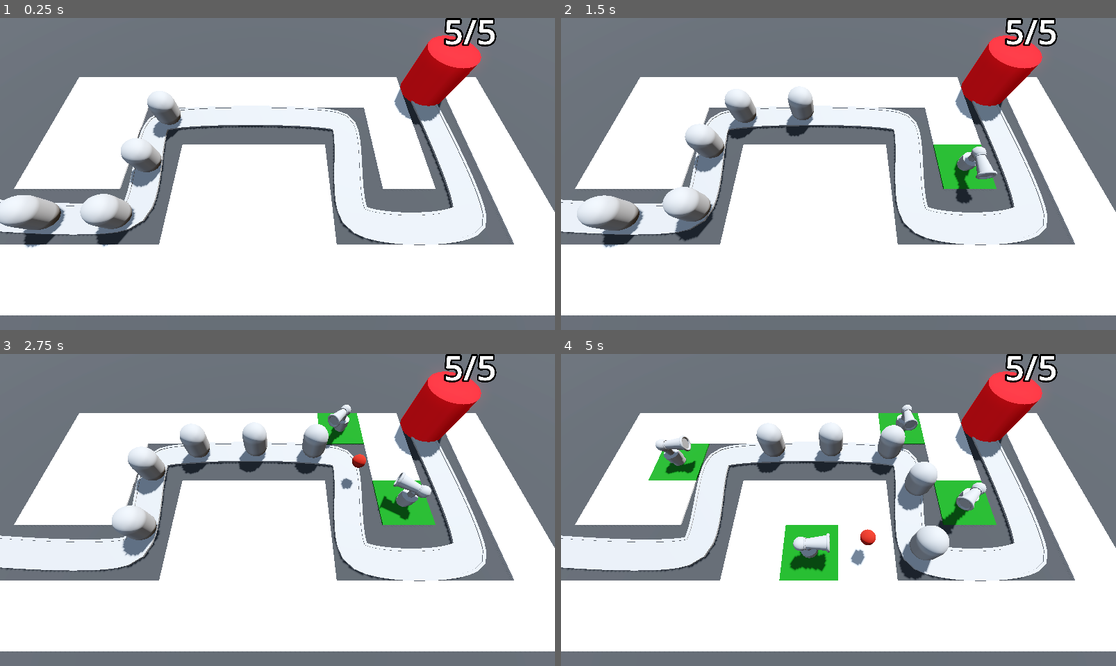
Above: before the commit, frames 1-4 (two rows, left to right).
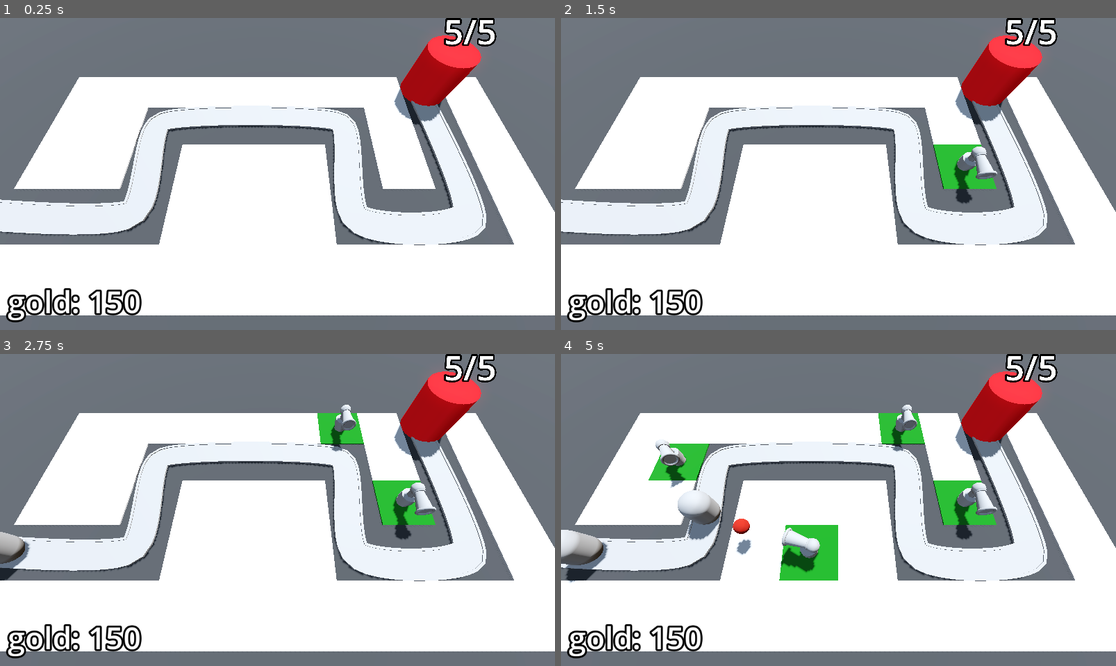
Above: after the commit, the same moments.

Repository: Tildozer/barbarianBlaster
Game: Godot game, scene res://scenes/levels/base_level.tscn
The game is run twice, just before and just after one commit, with the same random seed, the same clock (stepped at 60 frames per second) and the same inputs.
Inputs (mouse positions are in pixels of both pictures, inside the frame that each line leads up to):
- Up to frame 1 (0.25 s): no input
- Up to frame 2 (1.5 s): move the mouse to (960, 158) at 0.52 s; click (960, 158) at 0.6 s; move the mouse to (727, 189) at 1.27 s; click (727, 189) at 1.35 s
- Up to frame 3 (2.75 s): move the mouse to (333, 441) at 2.02 s; click (333, 441) at 2.1 s
- Up to frame 4 (5 s): move the mouse to (810, 572) at 2.77 s; click (810, 572) at 2.85 s; move the mouse to (1005, 556) at 3.52 s; click (1005, 556) at 3.6 s; move the mouse to (672, 463) at 4.27 s; click (672, 463) at 4.35 s

The runs differ from the first frame. In frame 1, 4.2% of the frame differs, in the area x 0-33%, y 24-98%; in frame 2, 4.7%; in frame 3, 5.7%; in frame 4, 8.1%, in the area x 0-79%, y 17-98%.

Commit message:
started to add the bank and UI, and now have enemy spawning dynamicaly

Diff:
--- a/scenes/levels/base_level.tscn
+++ b/scenes/levels/base_level.tscn
@@ -1,12 +1,14 @@
-[gd_scene load_steps=9 format=3 uid="uid://3xuslvtwagb3"]
+[gd_scene load_steps=12 format=3 uid="uid://3xuslvtwagb3"]
 
 [ext_resource type="PackedScene" uid="uid://d2pxw6s3qdsq7" path="res://scenes/levels/evironment.tscn" id="1_ukglk"]
 [ext_resource type="PackedScene" uid="uid://b5ufedgjfwfpp" path="res://scenes/levels/ray_picker_camera.tscn" id="2_o1chu"]
 [ext_resource type="MeshLibrary" uid="uid://brwlqnmkpfnvy" path="res://mesh_libraries/space_library.tres" id="2_wwrw0"]
 [ext_resource type="PackedScene" uid="uid://eigadlnby06c" path="res://scenes/characters/enemy.tscn" id="3_o1chu"]
+[ext_resource type="Script" uid="uid://ewvshunuji1p" path="res://scripts/enemy_path.gd" id="4_53c65"]
 [ext_resource type="PackedScene" uid="uid://ypbyg71iw2c5" path="res://scenes/base/base.tscn" id="4_wwrw0"]
 [ext_resource type="Script" uid="uid://bvvdbhl2btvr0" path="res://scripts/turret_manager.gd" id="6_h4ce7"]
 [ext_resource type="PackedScene" uid="uid://c8gdutuvb6pda" path="res://scenes/turret/turret.tscn" id="7_53c65"]
+[ext_resource type="Script" uid="uid://t0x4vwuxlfha" path="res://scripts/bank.gd" id="9_43bxi"]
 
 [sub_resource type="Curve3D" id="Curve3D_dbkse"]
 _data = {
@@ -14,6 +16,11 @@
 "tilts": PackedFloat32Array(0, 0, 0, 0, 0, 0, 0)
 }
 point_count = 7
+
+[sub_resource type="LabelSettings" id="LabelSettings_53c65"]
+font_size = 64
+outline_size = 16
+outline_color = Color(0, 0, 0, 1)
 
 [node name="base_level" type="Node3D"]
 
@@ -33,10 +40,12 @@
 "cells": PackedInt32Array(65535, 65534, 655360, 65535, 2, 655360, 65531, 65535, 655360, 65531, 65534, 655360, 65531, 0, …(506 unchanged characters)…
 }
 
-[node name="Path3D" type="Path3D" parent="."]
+[node name="enemy_path" type="Path3D" parent="."]
 curve = SubResource("Curve3D_dbkse")
+script = ExtResource("4_53c65")
+enemy_scene = ExtResource("3_o1chu")
 
-[node name="road" type="CSGPolygon3D" parent="Path3D"]
+[node name="road" type="CSGPolygon3D" parent="enemy_path"]
 transform = Transform3D(1, 0, 0, 0, 1, 0, 0, 0, 1, -0.438838, 0, 0)
 polygon = PackedVector2Array(-1, 0, -1, 0.1, 1, 0.1, 1, 0)
 mode = 2
@@ -51,7 +60,7 @@
 path_u_distance = 1.0
 path_joined = false
 
-[node name="left_edge" type="CSGPolygon3D" parent="Path3D"]
+[node name="left_edge" type="CSGPolygon3D" parent="enemy_path"]
 transform = Transform3D(1, 0, 0, 0, 1, 0, 0, 0, 1, -0.438838, 0, 0)
 polygon = PackedVector2Array(-1.1, 0, -1.1, 0.15, -0.9, 0.15, -0.9, 0)
 mode = 2
@@ -66,7 +75,7 @@
 path_u_distance = 1.0
 path_joined = false
 
-[node name="right_edge" type="CSGPolygon3D" parent="Path3D"]
+[node name="right_edge" type="CSGPolygon3D" parent="enemy_path"]
 transform = Transform3D(1, 0, 0, 0, 1, 0, 0, 0, 1, -0.422835, 0, -0.0034008)
 polygon = PackedVector2Array(0.9, 0, 0.9, 0.15, 1.1, 0.15, 1.1, 0)
 mode = 2
@@ -81,24 +90,9 @@
 path_u_distance = 1.0
 path_joined = false
 
-[node name="enemy" parent="Path3D" instance=ExtResource("3_o1chu")]
-transform = Transform3D(-0.0022346, 0, -0.99999, 0, 1, 0, 0.99999, 0, -0.0022346, -22.2142, 0, 5.8103)
-
-[node name="enemy2" parent="Path3D" instance=ExtResource("3_o1chu")]
-transform = Transform3D(-0.0519944, 0, -0.998638, 0, 1, 0, 0.998638, 0, -0.0519944, -17.227, 0, 6.16267)
-progress = 5.0
-
-[node name="enemy3" parent="Path3D" instance=ExtResource("3_o1chu")]
-transform = Transform3D(0.0414637, 0, -0.999133, 0, 1, 0, 0.999133, 0, 0.0414637, -12.2292, 0, 6.25132)
-progress = 10.0
-
-[node name="enemy4" parent="Path3D" instance=ExtResource("3_o1chu")]
-transform = Transform3D(0.994075, 0, 0.108632, 0, 1, 0, -0.108632, 0, 0.994075, -9.79556, 0, 3.19988)
-progress = 15.0
-
-[node name="enemy5" parent="Path3D" instance=ExtResource("3_o1chu")]
-transform = Transform3D(0.979947, 0, -0.199218, 0, 1, 0, 0.199218, 0, 0.979947, -10.1899, 0, -1.76488)
-progress = 20.0
+[node name="Timer" type="Timer" parent="enemy_path"]
+wait_time = 2.0
+autostart = true
 
 [node name="base" parent="." instance=ExtResource("4_wwrw0")]
 transform = Transform3D(1, 0, 0, 0, 1, 0, 0, 0, 1, 14.0006, 0, -6.15938)
@@ -106,4 +100,26 @@
 [node name="turret_manager" type="Node3D" parent="." node_paths=PackedStringArray("enemy_path")]
 script = ExtResource("6_h4ce7")
 turret = ExtResource("7_53c65")
-enemy_path = NodePath("../Path3D")
+enemy_path = NodePath("../enemy_path")
+
+[node name="bank" type="MarginContainer" parent="."]
+anchors_preset = 15
+anchor_right = 1.0
+anchor_bottom = 1.0
+grow_horizontal = 2
+grow_vertical = 2
+mouse_filter = 2
+theme_override_constants/margin_left = 16
+theme_override_constants/margin_top = 16
+theme_override_constants/margin_right = 16
+theme_override_constants/margin_bottom = 16
+script = ExtResource("9_43bxi")
+
+[node name="Label" type="Label" parent="bank"]
+layout_mode = 2
+size_flags_horizontal = 0
+size_flags_vertical = 8
+text = "placeHolder"
+label_settings = SubResource("LabelSettings_53c65")
+
+[connection signal="timeout" from="enemy_path/Timer" to="enemy_path" method="spawn_enemy"]
--- /dev/null
+++ b/scripts/bank.gd
@@ -0,0 +1,14 @@
+extends MarginContainer
+
+@export var starting_gold := 150
+
+@onready var gold_label: Label = $Label
+
+var gold: int:
+    set(gold_in):
+        gold = max(gold_in, 0)
+        gold_label.text = "gold: %s" % gold
+
+
+func _ready() -> void:
+    gold = starting_gold
--- /dev/null
+++ b/scripts/enemy_path.gd
@@ -0,0 +1,7 @@
+extends Path3D
+
+@export var enemy_scene: PackedScene
+
+func spawn_enemy() -> void:
+	var new_enemy = enemy_scene.instantiate()
+	add_child(new_enemy)
Not shown, added: scripts/bank.gd.uid
Not shown, added: scripts/enemy_path.gd.uid
